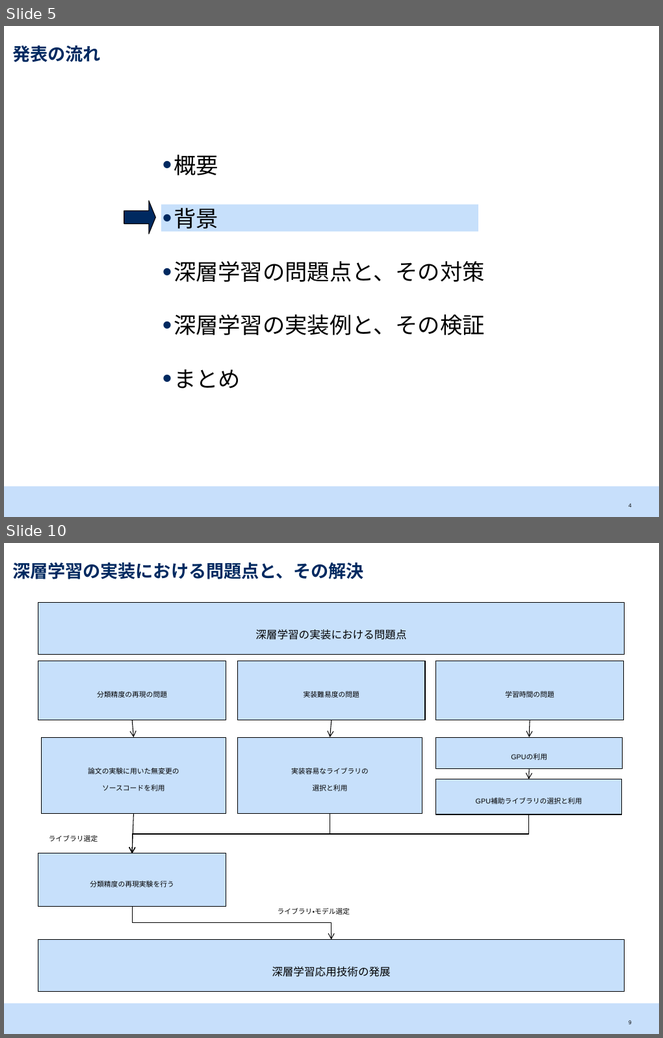
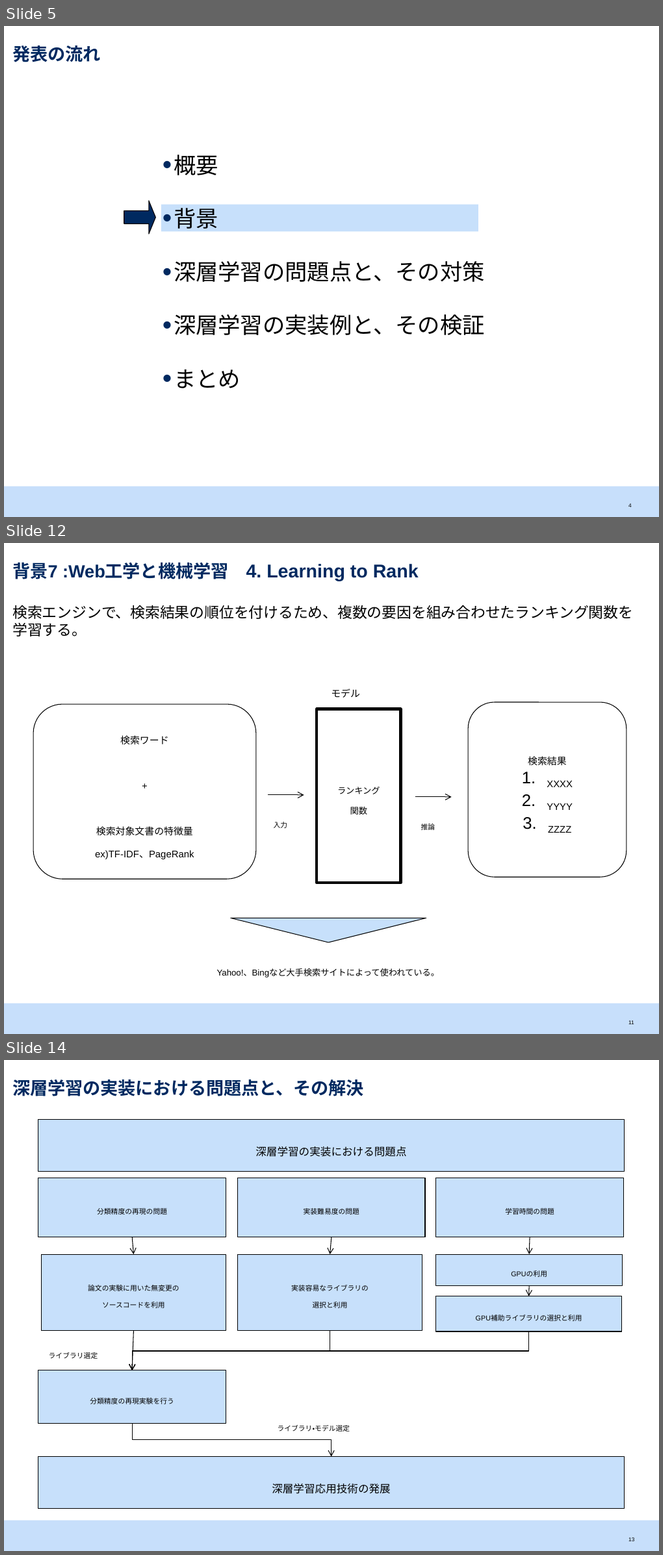
Before and after one commit to srtk/sotsuron, a slide deck: doc/sotsuron_defense/bd.pptx. Shown one above the other, each under a label of ours: slides 5 and 10 before the commit, slides 5, 12 and 14 after it; the slides between them are not shown. The pictures are 663x1038 and 663x1555 pixels, drawn with LibreOffice and Linux fonts; fonts in the diff are those of the drawing. Boxes give left, top, right and bottom in pixels: in the first picture for what was removed or moved away, otherwise in the second. Text is boxed around its words. In the diff, an @@ line names an element or a change of style, - is before the commit and + after.

```diff
--- a/doc/sotsuron_defense/bd.pptx
+++ b/doc/sotsuron_defense/bd.pptx
@@ slide 12 added at (4,543,659,1034), background #FFFFFF; not listed: 1 template element that a slide beside it also shows @@
@@ title added at (12,563,419,581), 20 pt, text #002960, bold @@
+背景7 :Web工学と機械学習 4. Learning to Rank
@@ text added at (12,605,633,637), 16 pt, text #000000 @@
+検索エンジンで、検索結果の順位を付けるため、複数の要因を組み合わせたランキング関数を
+学習する。
@@ text added at (331,689,360,698), 18 pt, text #000000 @@
+モデル
@@ rounded rectangle added at (33,704,256,879), fill #FFFFFF, outline #000000 0.75 pt, 18 pt, text #000000 @@
+検索ワード
++
+検索対象文書の特徴量
+ex)TF-IDF、PageRank
@@ rectangle added at (317,709,401,884), outline #000000 3 pt, 16 pt, text #000000 @@
+ランキング
+関数
@@ rounded rectangle added at (468,702,627,877), fill #FFFFFF, outline #000000 0.75 pt, 18 pt, text #000000 @@
+検索結果
+1. XXXX
+2. YYYY
+3. ZZZZ
@@ arrow added from (268, 795) to (304, 795), #000000 0.75 pt @@
@@ arrow added from (415, 797) to (452, 797), #000000 0.75 pt @@
@@ text added at (274,822,288,828), 13 pt, text #000000 @@
+入力
@@ text added at (421,824,436,830), 13 pt, text #000000 @@
+推論
@@ flow chart merge added at (231,918,426,943), fill #C7E0FB, outline #000000 0.75 pt @@
@@ text added at (217,969,440,978), 16 pt, text #000000 @@
+Yahoo!、Bingなど大手検索サイトによって使われている。
@@ page number added at (629,1021,634,1025), 10 pt, text #000000 @@
+11
@@ what was slide 10 is now slide 14 @@
@@ page number at (629,1538,634,1542): text changed @@
-9
+13
```
Also in this commit, not shown: 5 slides changed, 12 other slides added, 6 other files.
